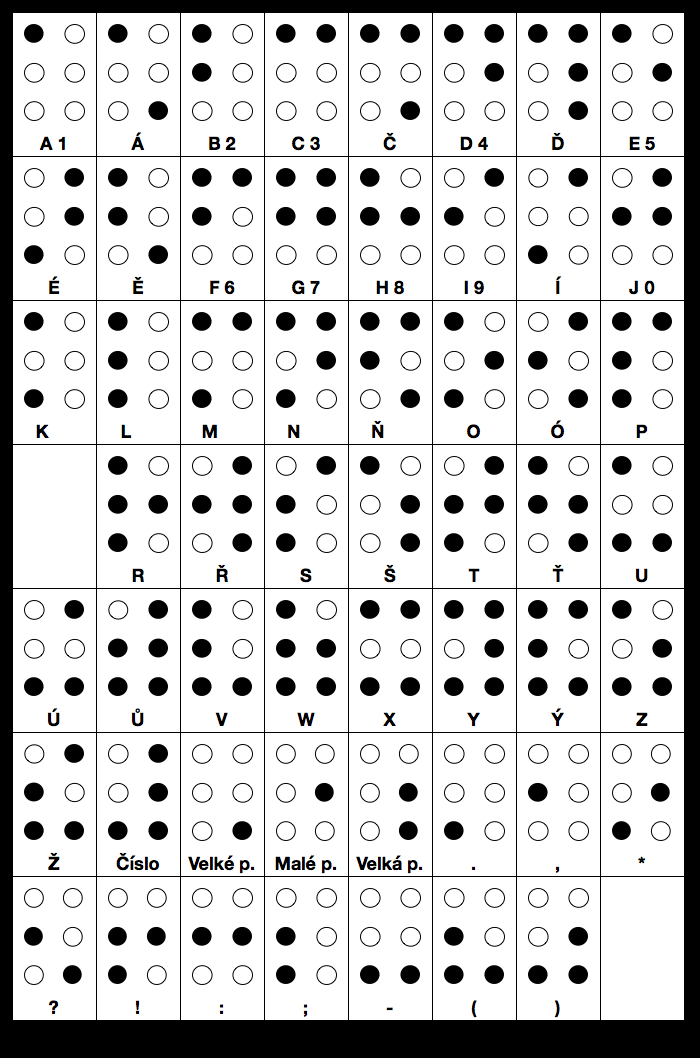
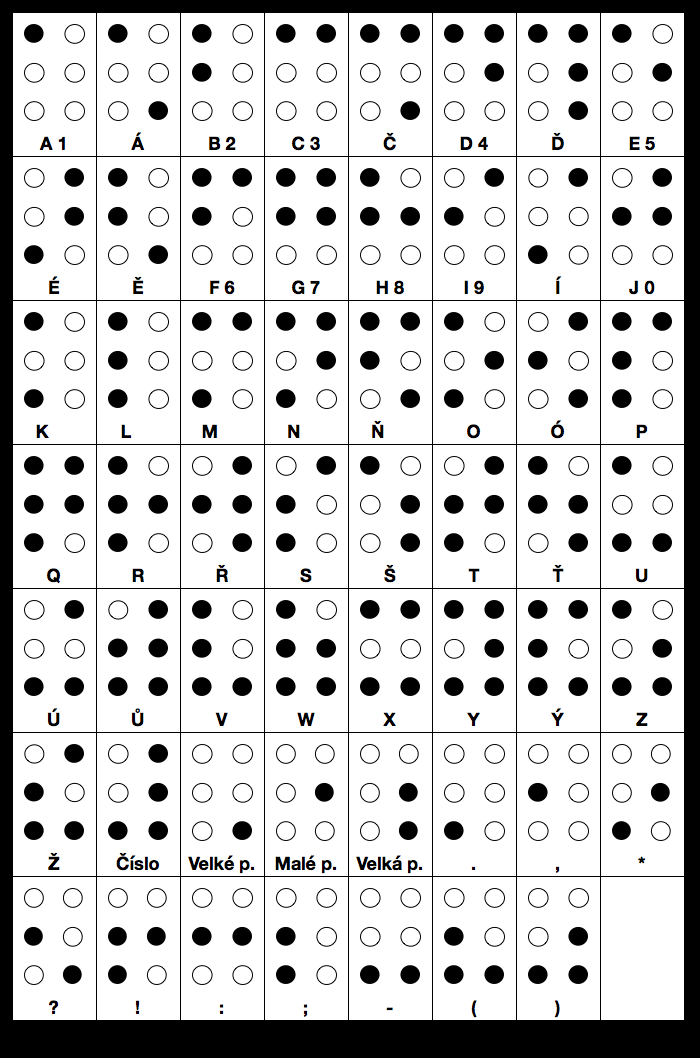
Layered file, before and after one edit (700 × 1058). Changes by layer:
painted on "Latinka" over [46, 568, 61, 584]
painted on "Braill" over [24, 456, 85, 553]
